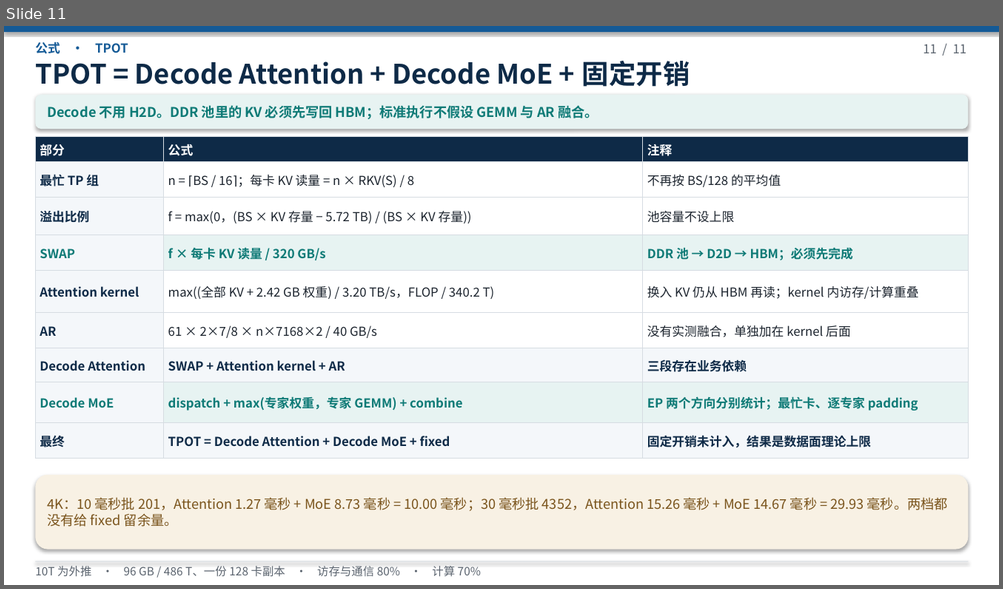
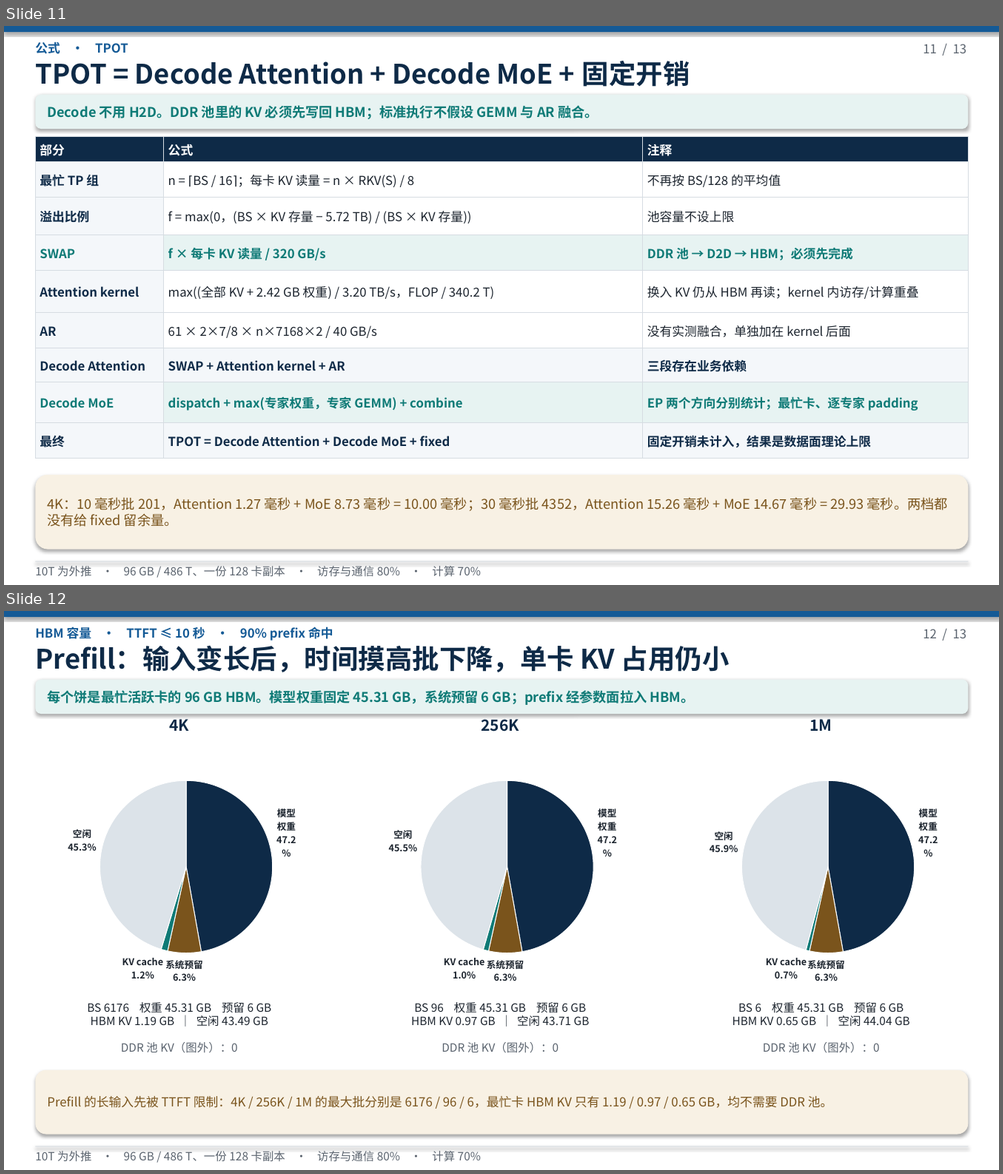
Before and after one commit to 69515164-rgb/UCL-MPComm, a slide deck: docs/deepseek-96g-slo.pptx. Shown one above the other, each under a label of ours: slide 11 before the commit, slides 11 and 12 after it. The pictures are 1003x589 and 1003x1174 pixels, drawn with LibreOffice and Linux fonts; fonts in the diff are those of the drawing. Boxes give left, top, right and bottom in pixels: in the first picture for what was removed or moved away, otherwise in the second. Text is boxed around its words. In the diff, an @@ line names an element or a change of style, - is before the commit and + after.

```diff
--- a/docs/deepseek-96g-slo.pptx
+++ b/docs/deepseek-96g-slo.pptx
@@ slide 12 added at box(4, 611, 999, 1170), background #FFFFFF @@
@@ rectangle added at box(4, 611, 999, 617), fill #145A96 @@
@@ text added at box(35, 627, 333, 641), 12 pt, text #145A96, bold @@
+HBM 容量 · TTFT ≤ 10 秒 · 90% prefix 命中
@@ text added at box(922, 629, 967, 638), 12 pt, text #5A636E @@
+12 / 13
@@ text added at box(35, 646, 729, 672), 26 pt, text #0E2A47, bold @@
+Prefill：输入变长后，时间摸高批下降，单卡 KV 占用仍小
@@ rounded rectangle added at box(35, 680, 968, 714), fill #E7F3F2 @@
@@ text added at box(47, 690, 694, 705), 13 pt, text #0E7A76, bold @@
+每个饼是最忙活跃卡的 96 GB HBM。模型权重固定 45.31 GB，系统预留 6 GB；prefix 经参数面拉入 HBM。
@@ text added at box(169, 715, 189, 731), 15 pt, text #0E2A47, bold @@
+4K
@@ text added at box(481, 715, 519, 732), 15 pt, text #0E2A47, bold @@
+256K
@@ text added at box(810, 715, 832, 731), 15 pt, text #0E2A47, bold @@
+1M
@@ pie chart added at box(35, 739, 324, 994) @@
+categories: 模型权重, 系统预留, KV cache, 空闲
+Series 1: 47.2, 6.2, 1.2, 45.3
@@ pie chart added at box(356, 739, 644, 994) @@
+categories: 模型权重, 系统预留, KV cache, 空闲
+Series 1: 47.2, 6.2, 1, 45.5
@@ pie chart added at box(677, 739, 965, 994) @@
+categories: 模型权重, 系统预留, KV cache, 空闲
+Series 1: 47.2, 6.2, 0.7, 45.9
@@ text added at box(87, 1002, 272, 1026), 11 pt, text #1C242E @@
+BS 6176 权重 45.31 GB 预留 6 GB
+HBM KV 1.19 GB ｜ 空闲 43.49 GB
@@ text added at box(411, 1002, 589, 1027), 11 pt, text #1C242E @@
+BS 96 权重 45.31 GB 预留 6 GB
+HBM KV 0.97 GB ｜ 空闲 43.71 GB
@@ text added at box(732, 1002, 910, 1026), 11 pt, text #1C242E @@
+BS 6 权重 45.31 GB 预留 6 GB
+HBM KV 0.65 GB ｜ 空闲 44.04 GB
@@ text added at box(121, 1042, 237, 1054), 11 pt, text #5A636E @@
+DDR 池 KV（图外）：0
@@ text added at box(441, 1042, 558, 1053), 11 pt, text #5A636E @@
+DDR 池 KV（图外）：0
@@ text added at box(762, 1042, 879, 1054), 11 pt, text #5A636E @@
+DDR 池 KV（图外）：0
@@ rounded rectangle added at box(35, 1071, 968, 1135), fill #F8F1E4 @@
@@ text added at box(47, 1096, 833, 1108), 12 pt, text #7A541C @@
+Prefill 的长输入先被 TTFT 限制：4K / 256K / 1M 的最大批分别是 6176 / 96 / 6，最忙卡 HBM KV 只有 1.19 / 0.97 / 0.65 GB，均不需要 DDR 池。
@@ rectangle added at box(35, 1147, 968, 1147), fill #D6DCE2 @@
@@ text added at box(35, 1151, 481, 1162), 11 pt, text #5A636E @@
+10T 为外推 · 96 GB / 486 T、一份 128 卡副本 · 访存与通信 80% · 计算 70%
@@ slide 11 changed as well @@
@@ text at box(922, 44, 967, 53): text changed @@
-11 / 11
+11 / 13
```
Also in this commit, not shown: 10 other slides changed, 1 other slide added, 1 other file.
